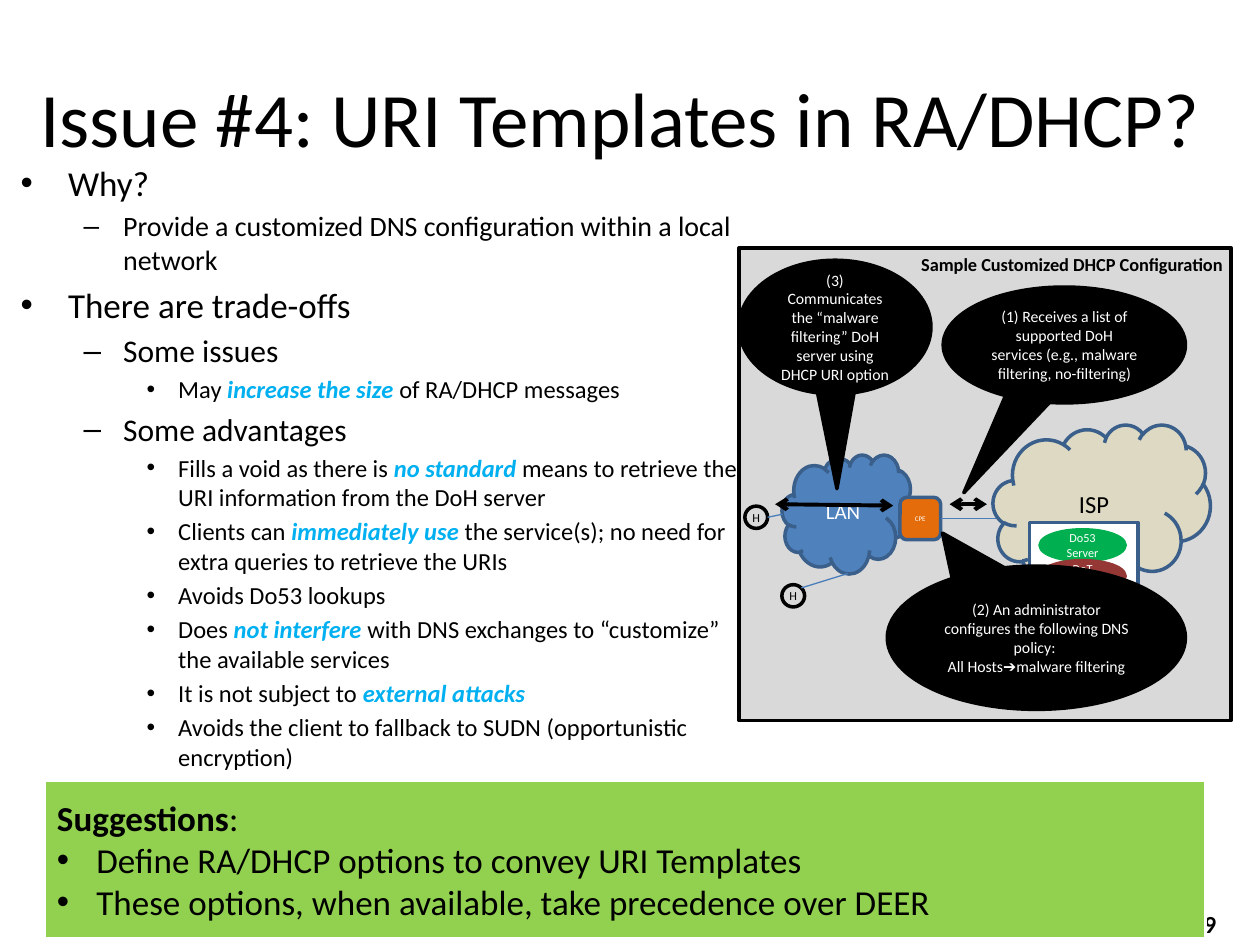
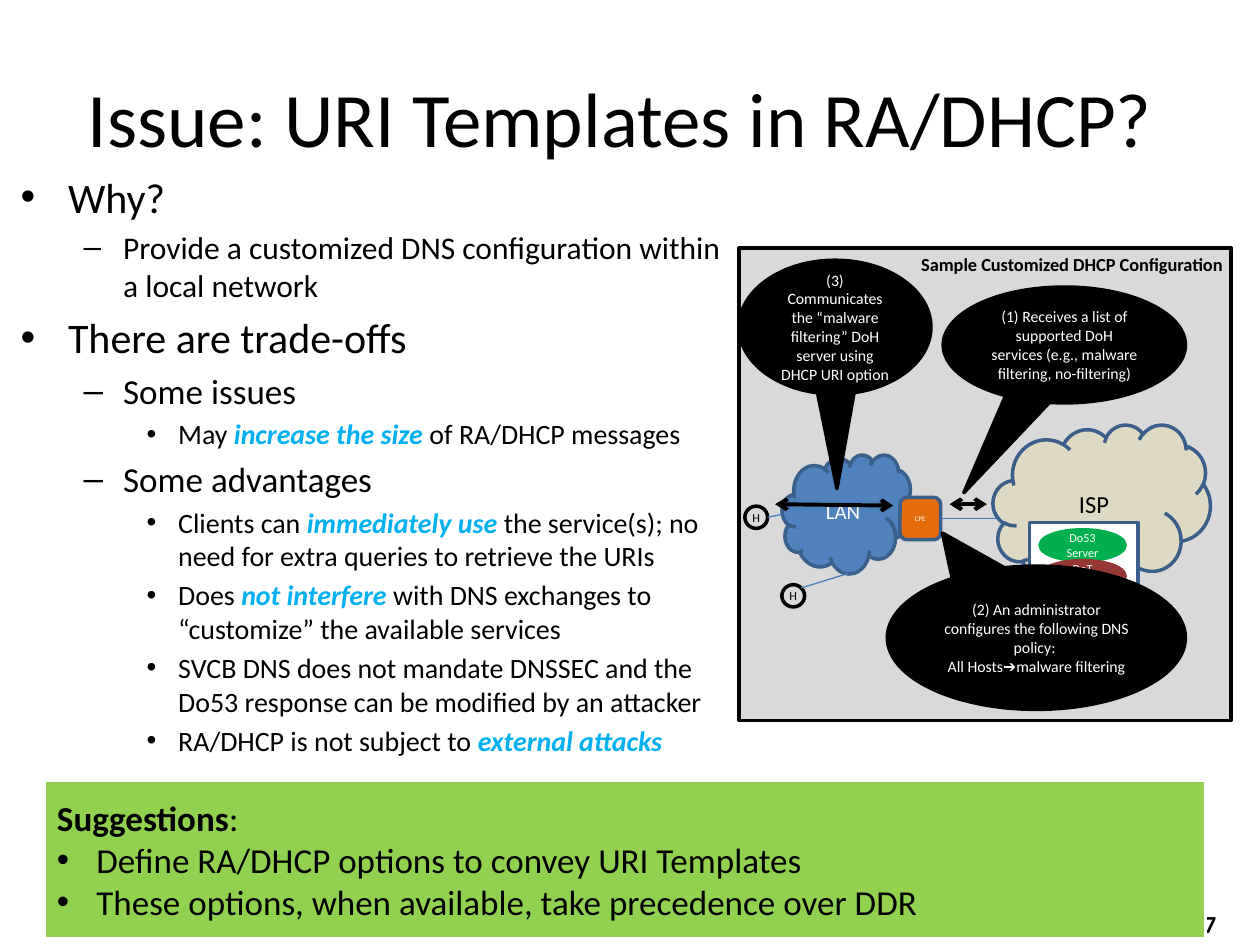
Before and after one commit to boucadair/draft-btw-add-home-network, a slide deck: slide 7 of ietf110/draft-ietf-add-dnr.pptx (slide 9 before the commit). Drawn at 1260x945 pixels with LibreOffice and Linux fonts; fonts in the diff are those of the drawing. Boxes give left, top, right and bottom in pixels: in the first picture for what was removed or moved away, otherwise in the second. Text is boxed around its words. In the diff, an @@ line names an element or a change of style, - is before the commit and + after.

```diff
--- a/ietf110/draft-ietf-add-dnr.pptx
+++ b/ietf110/draft-ietf-add-dnr.pptx
@@ title at <box>88,93,1152,160</box>: text changed @@
-Issue #4: URI Templates in RA/DHCP?
+Issue: URI Templates in RA/DHCP?
@@ text "Why?": place and size @@
-text "Why?" at <box>68,171,736,770</box>
+text "Why?" at <box>68,183,719,756</box>
@@ text at <box>68,183,719,640</box>: size 20 to 24 pt in "Why?", "There are trade-offs"; size 16 to 18 pt in "Provide a customized DNS configuration within a ..."; size 18 to 20 pt in "Some issues", "Some advantages"; size 14 to 16 pt in "May increase the size of RA/DHCP messages", "Clients can immediately use the service(s); no ...", "Does not interfere with DNS exchanges to ..." @@
@@ text at <box>178,459,736,506</box>: paragraph removed @@
-    • Fills a void as there is no standard means to retrieve the
-      URI information from the DoH server
@@ text at <box>178,587,386,608</box>: paragraph removed @@
-    • Avoids Do53 lookups
@@ text at <box>178,658,701,756</box>: text changed; size 14 to 16 pt @@
-    • It is not subject to external attacks
-    • Avoids the client to fallback to SUDN (opportunistic encryption)
+    • SVCB DNS does not mandate DNSSEC and the
+      Do53 response can be modified by an attacker
+    • RA/DHCP is not subject to external attacks
@@ text in rectangle at <box>96,890,917,921</box>: text changed @@
-• These options, when available, take precedence over DEER
+• These options, when available, take precedence over DDR
@@ page number at <box>1204,917,1216,933</box>: text changed @@
-9
+7
```
Also in this commit, not shown: 6 other slides changed, 3 slides added, 1 other file.
